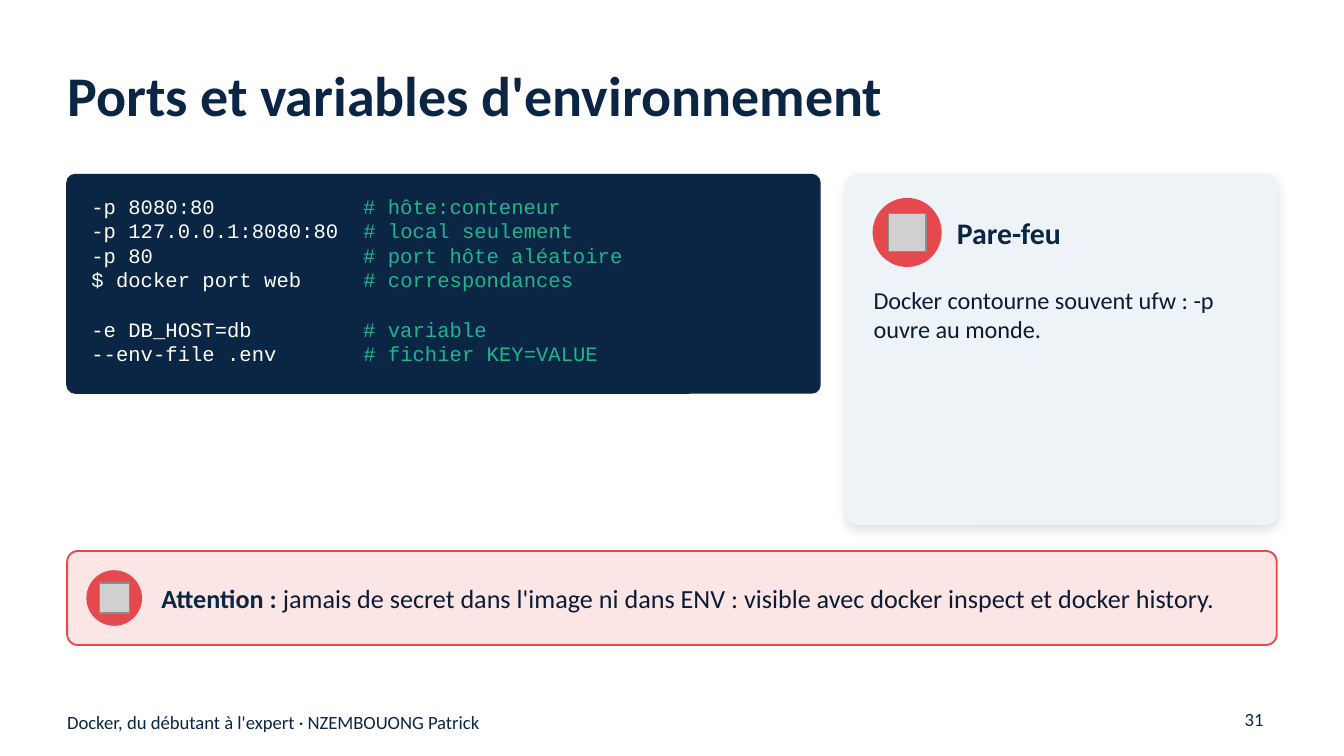
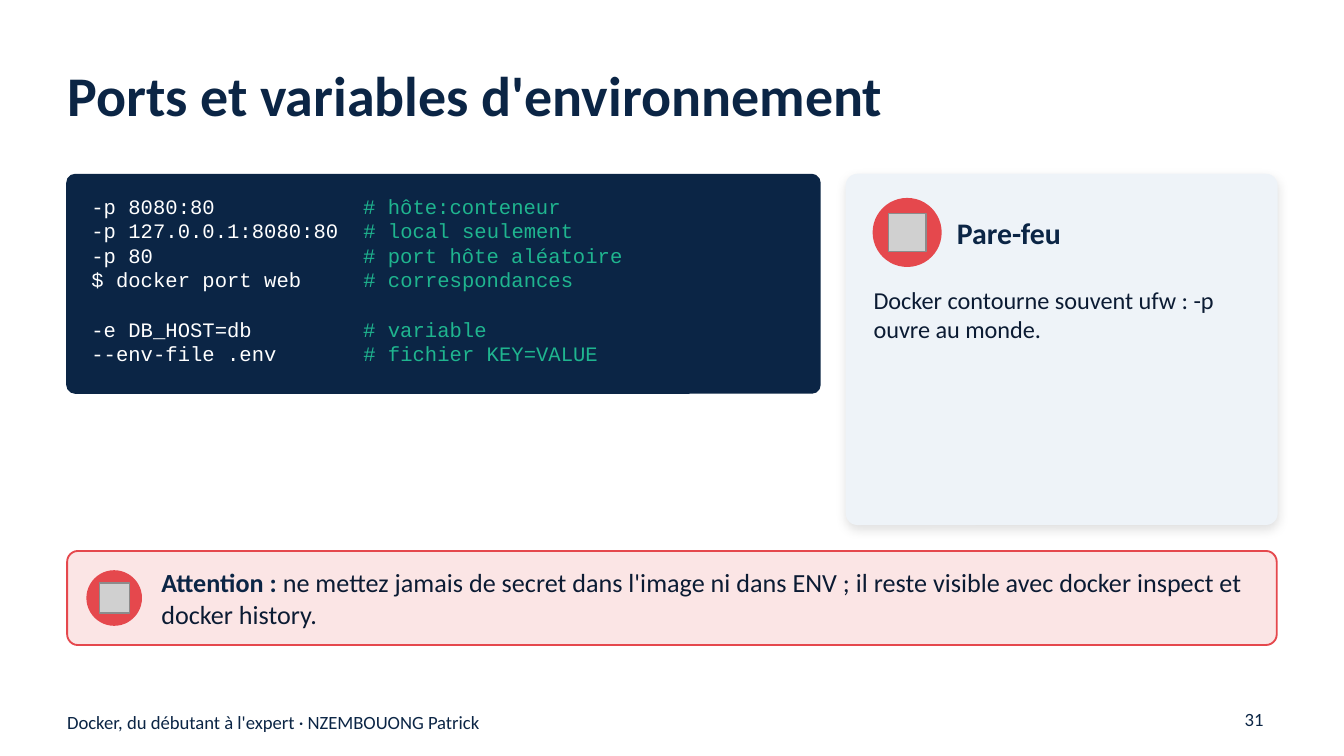
Before and after one commit to nzembouong18/Docker, a slide deck: slide 31 of support-de-cours/Docker-du-debutant-a-l-expert.pptx. Drawn at 1344x756 pixels with LibreOffice and Linux fonts; fonts in the diff are those of the drawing; grey boxes stand for pictures. Boxes give left, top, right and bottom in pixels: in the first picture for what was removed or moved away, otherwise in the second. Text is boxed around its words. In the diff, an @@ line names an element or a change of style, - is before the commit and + after.

```diff
--- a/support-de-cours/Docker-du-debutant-a-l-expert.pptx
+++ b/support-de-cours/Docker-du-debutant-a-l-expert.pptx
@@ text at box(161, 573, 1241, 629): text changed @@
-Attention : jamais de secret dans l'image ni dans ENV : visible avec docker inspect et docker history.
+Attention : ne mettez jamais de secret dans l'image ni dans ENV ; il reste visible avec docker inspect et docker history.
```
Also in this commit, not shown: 15 other slides changed, 5 other files.
